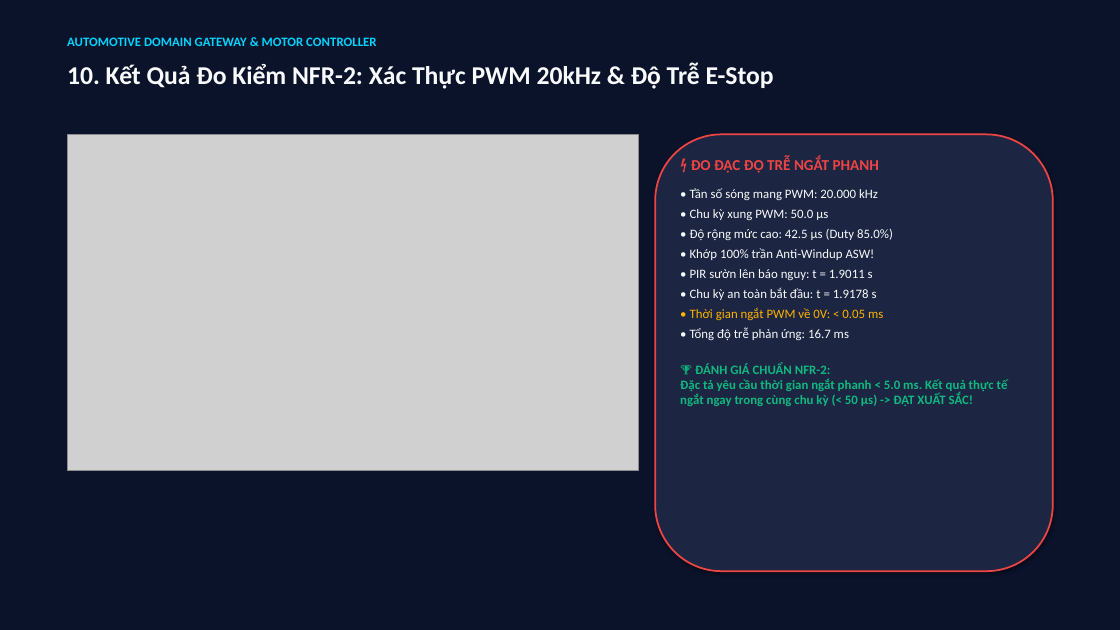
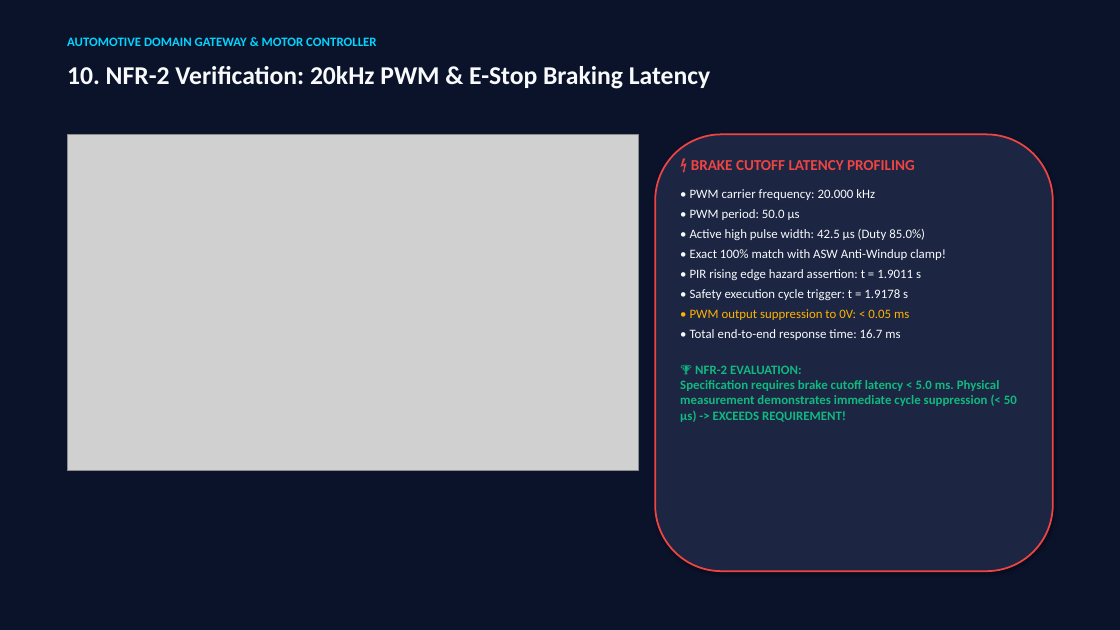
Before and after one commit to dobuuphuoc/stm32mp157d-dk1-automotive-gateway, a slide deck: slide 11 of docs/AUTOMOTIVE_DOMAIN_GATEWAY_PRESENTATION.pptx. Drawn at 1120x630 pixels with LibreOffice and Linux fonts; fonts in the diff are those of the drawing; grey boxes stand for pictures. Boxes give left, top, right and bottom in pixels: in the first picture for what was removed or moved away, otherwise in the second. Text is boxed around its words. In the diff, an @@ line names an element or a change of style, - is before the commit and + after.

Commit message:
docs: translate all reports, weekly reviews, requirements, and presentation slides to English

```diff
--- a/docs/AUTOMOTIVE_DOMAIN_GATEWAY_PRESENTATION.pptx
+++ b/docs/AUTOMOTIVE_DOMAIN_GATEWAY_PRESENTATION.pptx
@@ text at [67,66,710,89]: text changed @@
-10. Kết Quả Đo Kiểm NFR-2: Xác Thực PWM 20kHz & Độ Trễ E-Stop
+10. NFR-2 Verification: 20kHz PWM & E-Stop Braking Latency
@@ text at [680,160,1017,422]: text changed @@
-⚡ ĐO ĐẠC ĐỘ TRỄ NGẮT PHANH
-• Tần số sóng mang PWM: 20.000 kHz
-• Chu kỳ xung PWM: 50.0 µs
-• Độ rộng mức cao: 42.5 µs (Duty 85.0%)
-• Khớp 100% trần Anti-Windup ASW!
-• PIR sườn lên báo nguy: t = 1.9011 s
-• Chu kỳ an toàn bắt đầu: t = 1.9178 s
-• Thời gian ngắt PWM về 0V: < 0.05 ms
-• Tổng độ trễ phản ứng: 16.7 ms
-🏆 ĐÁNH GIÁ CHUẨN NFR-2:
-Đặc tả yêu cầu thời gian ngắt phanh < 5.0 ms. Kết quả thực tế ngắt ngay trong cùng chu kỳ (< 50 µs) -> ĐẠT XUẤT SẮC!
+⚡ BRAKE CUTOFF LATENCY PROFILING
+• PWM carrier frequency: 20.000 kHz
+• PWM period: 50.0 µs
+• Active high pulse width: 42.5 µs (Duty 85.0%)
+• Exact 100% match with ASW Anti-Windup clamp!
+• PIR rising edge hazard assertion: t = 1.9011 s
+• Safety execution cycle trigger: t = 1.9178 s
+• PWM output suppression to 0V: < 0.05 ms
+• Total end-to-end response time: 16.7 ms
+🏆 NFR-2 EVALUATION:
+Specification requires brake cutoff latency < 5.0 ms. Physical measurement demonstrates immediate cycle suppression (< 50 µs) -> EXCEEDS REQUIREMENT!
```
Also in this commit, not shown: 15 other slides changed, 1 slide added, 1 slide removed, 17 other files.
